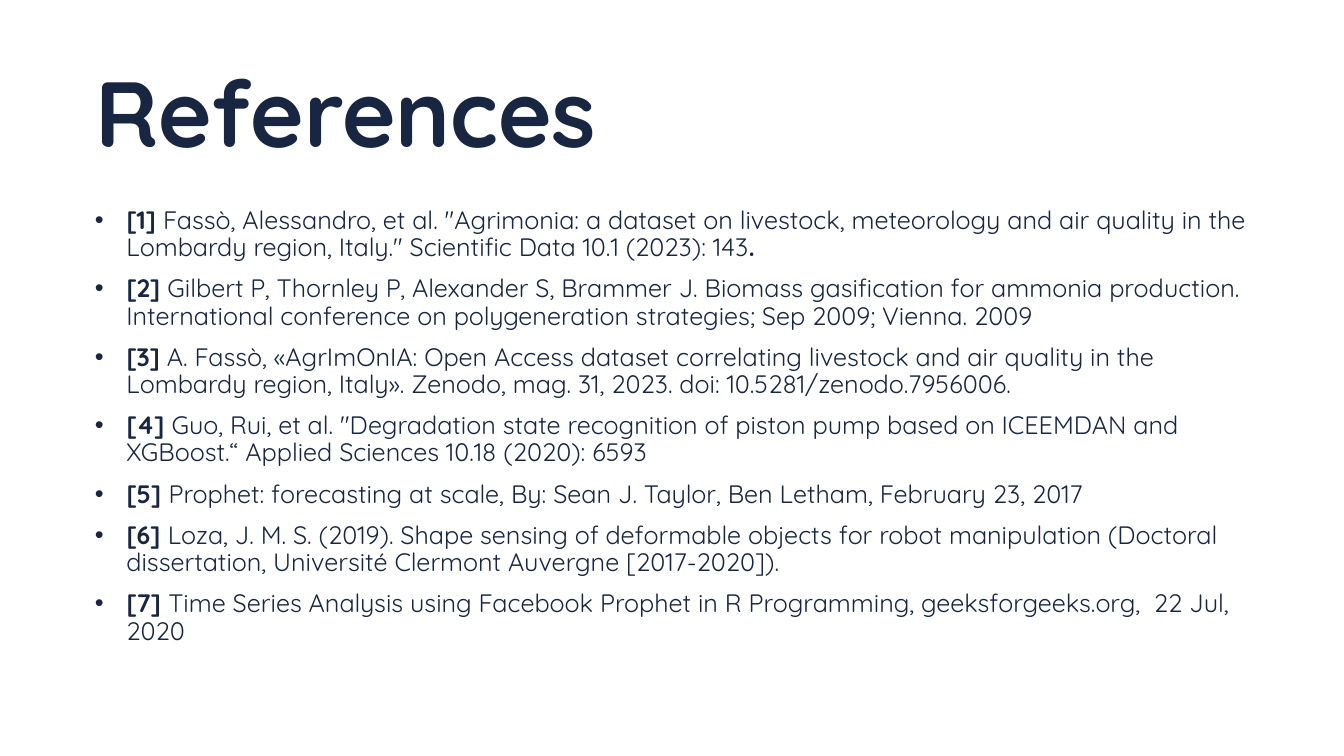
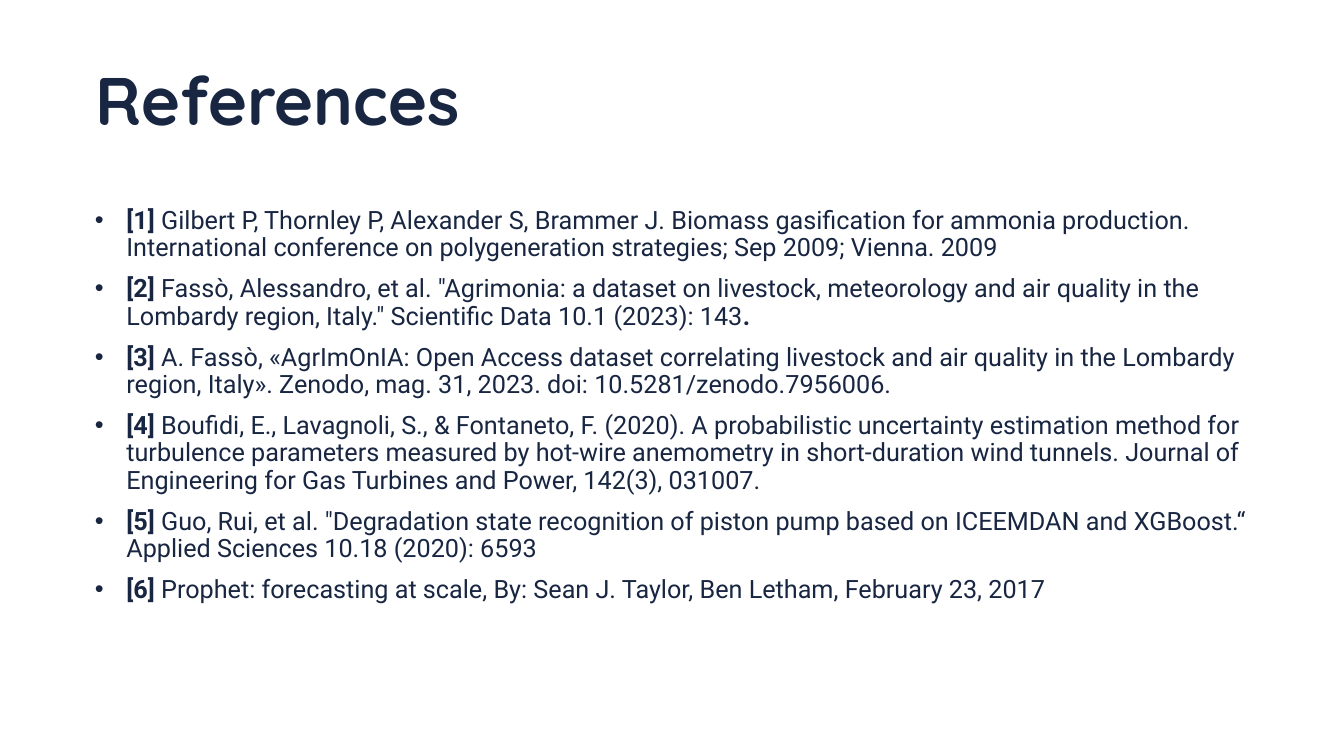
Before and after one commit to silviufilote/S4HDD, a slide deck: slide 46 of Time series project/documentation/slides.pptx (slide 33 before the commit). Drawn at 1344x756 pixels with LibreOffice and Linux fonts; fonts in the diff are those of the drawing; background and template pictures are left out. Boxes give left, top, right and bottom in pixels: in the first picture for what was removed or moved away, otherwise in the second. Text is boxed around its words. In the diff, an @@ line names an element or a change of style, - is before the commit and + after.

```diff
--- a/Time series project/documentation/slides.pptx
+++ b/Time series project/documentation/slides.pptx
@@ title "References" at [95, 75, 459, 126]: size 66 to 48 pt @@
@@ text at [126, 208, 1199, 331]: text changed; font Quicksand to Roboto @@
-• [1] Fassò, Alessandro, et al. "Agrimonia: a dataset on livestock, meteorology and air quality in the Lombardy region, Italy." Scientific Data 10.1 (2023): 143.
-• [2] Gilbert P, Thornley P, Alexander S, Brammer J. Biomass gasification for ammonia production. International conference on polygeneration strategies; Sep 2009; Vienna. 2009
+• [1] Gilbert P, Thornley P, Alexander S, Brammer J. Biomass gasification for ammonia production. International conference on polygeneration strategies; Sep 2009; Vienna. 2009
+• [2] Fassò, Alessandro, et al. "Agrimonia: a dataset on livestock, meteorology and air quality in the Lombardy region, Italy." Scientific Data 10.1 (2023): 143.
@@ text at [126, 343, 1234, 399]: font Quicksand to Roboto in "[3] A. Fassò, «AgrImOnIA: Open Access dataset ..." @@
@@ text at [126, 413, 1246, 605]: text changed; font Quicksand to Roboto @@
-• [4] Guo, Rui, et al. "Degradation state recognition of piston pump based on ICEEMDAN and XGBoost.“ Applied Sciences 10.18 (2020): 6593
-• [5] Prophet: forecasting at scale, By: Sean J. Taylor, Ben Letham, February 23, 2017
-• [6] Loza, J. M. S. (2019). Shape sensing of deformable objects for robot manipulation (Doctoral dissertation, Université Clermont Auvergne [2017-2020]).
-• [7] Time Series Analysis using Facebook Prophet in R Programming, geeksforgeeks.org, 22 Jul, 2020
+• [4] Boufidi, E., Lavagnoli, S., & Fontaneto, F. (2020). A probabilistic uncertainty estimation method for turbulence parameters measured by hot-wire anemometry in short-duration wind tunnels. Journal of Engineering for Gas Turbines and Power, 142(3), 031007.
+• [5] Guo, Rui, et al. "Degradation state recognition of piston pump based on ICEEMDAN and XGBoost.“ Applied Sciences 10.18 (2020): 6593
+• [6] Prophet: forecasting at scale, By: Sean J. Taylor, Ben Letham, February 23, 2017
```
Also in this commit, not shown: 17 other slides changed, 13 slides added, 2 other files.
